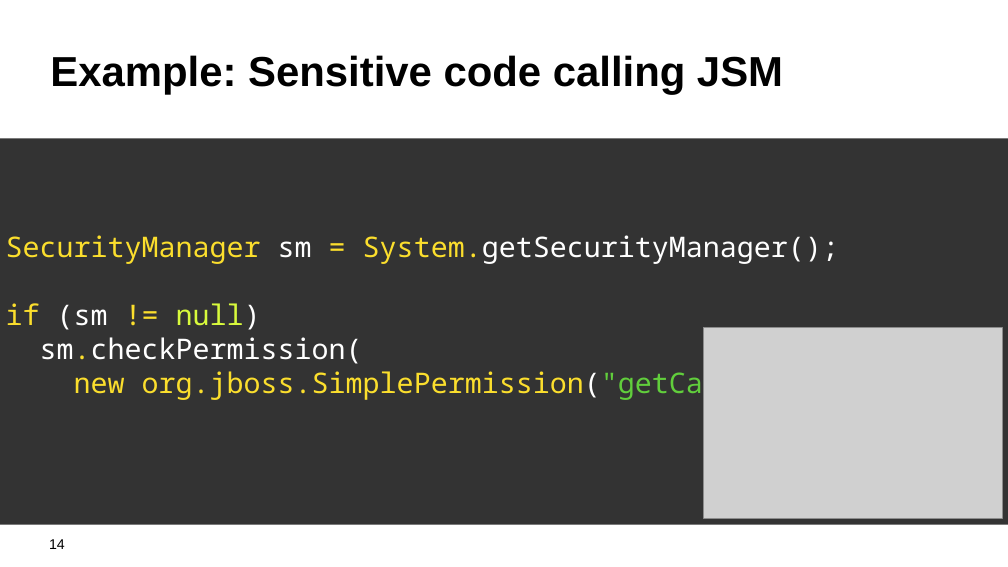
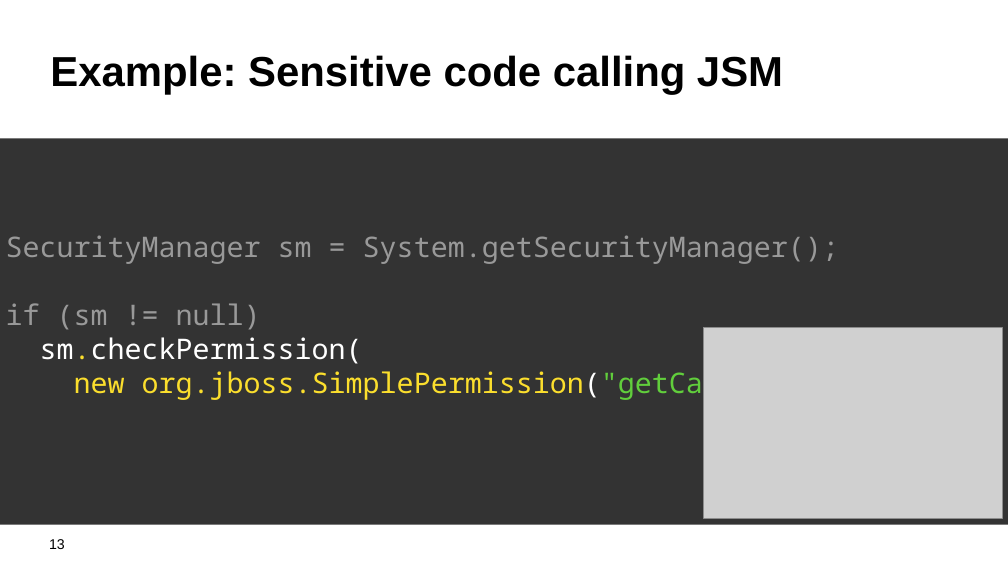
Before and after one commit to kwart/presentations, a slide deck: slide 13 of sec-man-reloaded.odp (slide 14 before the commit). Drawn at 1008x567 pixels with LibreOffice and Linux fonts; fonts in the diff are those of the drawing; grey boxes stand for pictures; background and template pictures are left out. Boxes give left, top, right and bottom in pixels: in the first picture for what was removed or moved away, otherwise in the second. Text is boxed around its words. In the diff, an @@ line names an element or a change of style, - is before the commit and + after.

Commit message:
policy file example update

```diff
--- a/sec-man-reloaded.odp
+++ b/sec-man-reloaded.odp
@@ text in rectangle at (6, 235, 839, 330): text colour #FBDE2D to #999999 in "SecurityManager = System.getSecurityManager();", "if !="; text colour #FFFFFF to #999999 in "sm System.getSecurityManager();", "(sm null)"; text colour #D8FA3C to #999999 in "null)" @@
@@ page number at (49, 539, 65, 549): text changed @@
-14
+13
```
Also in this commit, not shown: 1 other slide changed, 3 slides added, 1 slide removed.
